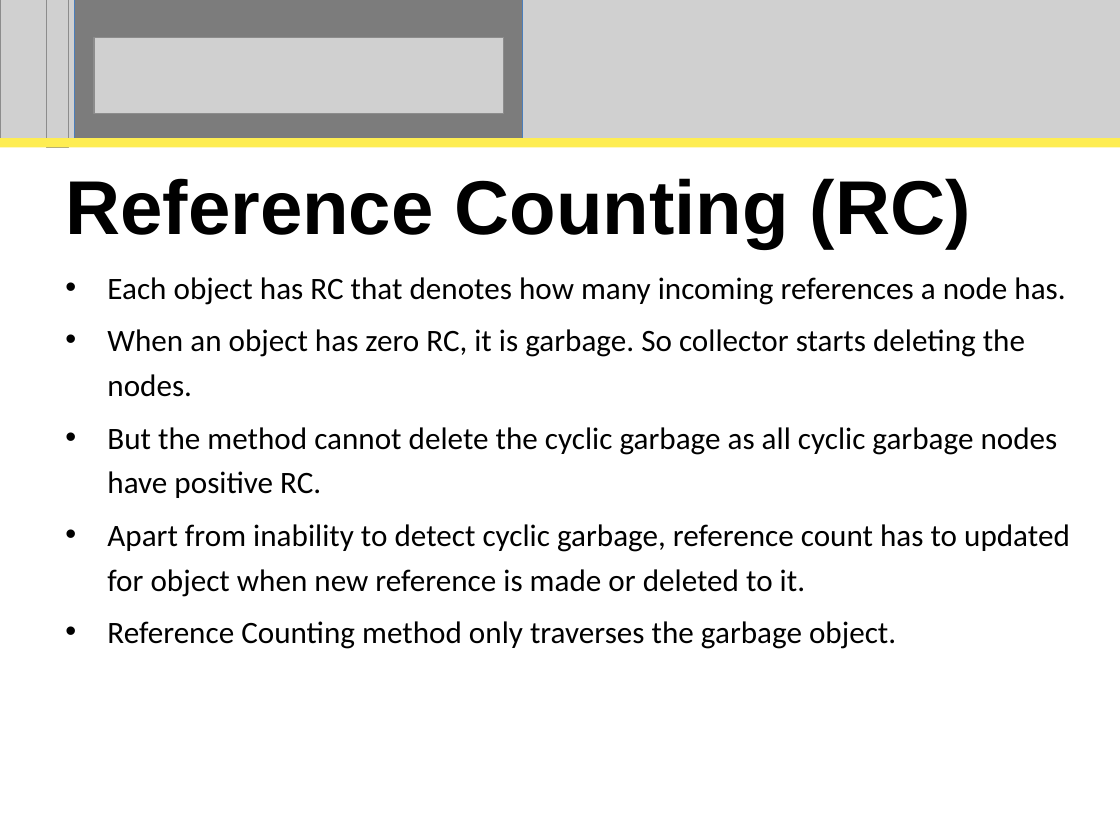
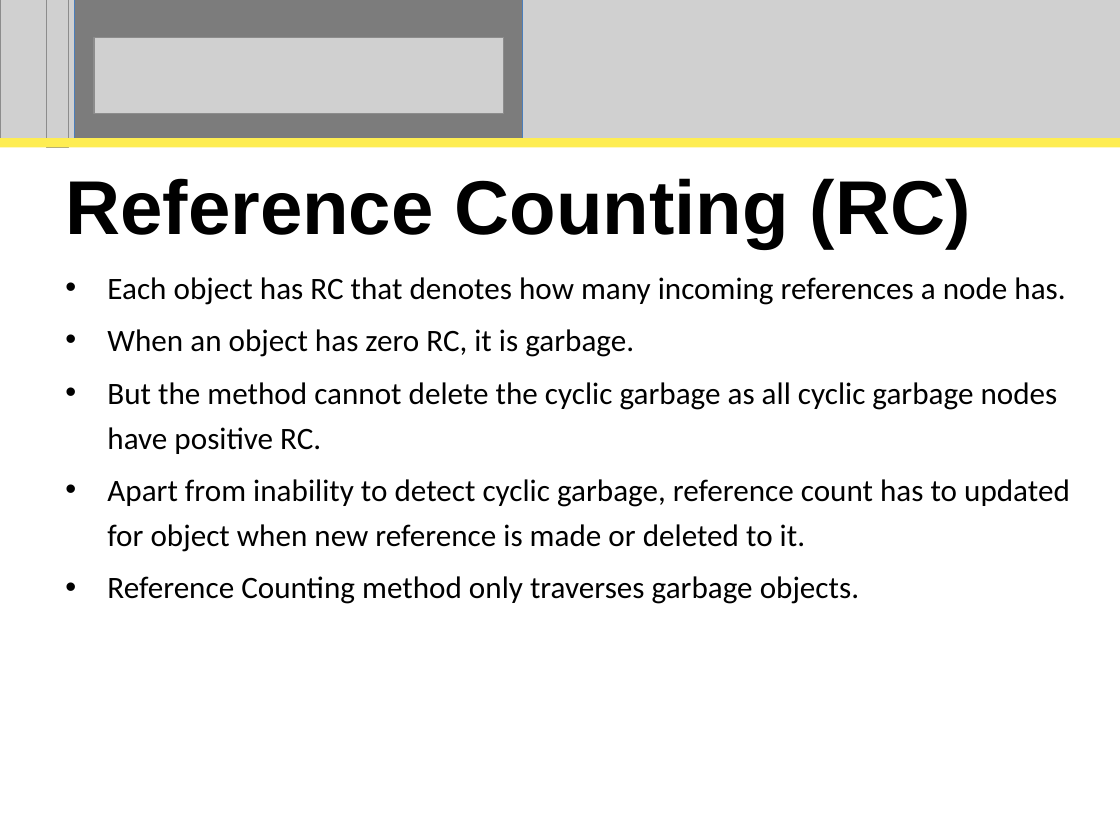
Before and after one commit to perpetualcoder/thesis, a slide deck: slide 16 of thesisppt/defense.ppt. Drawn at 1120x840 pixels with LibreOffice and Linux fonts; fonts in the diff are those of the drawing; grey boxes stand for pictures. Boxes give left, top, right and bottom in pixels: in the first picture for what was removed or moved away, otherwise in the second. Text is boxed around its words. In the diff, an @@ line names an element or a change of style, - is before the commit and + after.

```diff
--- a/thesisppt/defense.ppt
+++ b/thesisppt/defense.ppt
@@ subtitle at [107, 329, 634, 357]: text changed @@
-• When an object has zero RC, it is garbage. So collector starts deleting the nodes.
+• When an object has zero RC, it is garbage.
@@ subtitle at [107, 576, 859, 604]: text changed @@
-• Reference Counting method only traverses the garbage object.
+• Reference Counting method only traverses garbage objects.
```
Also in this commit, not shown: 17 other slides changed, 1 slide added, 6 other files.
